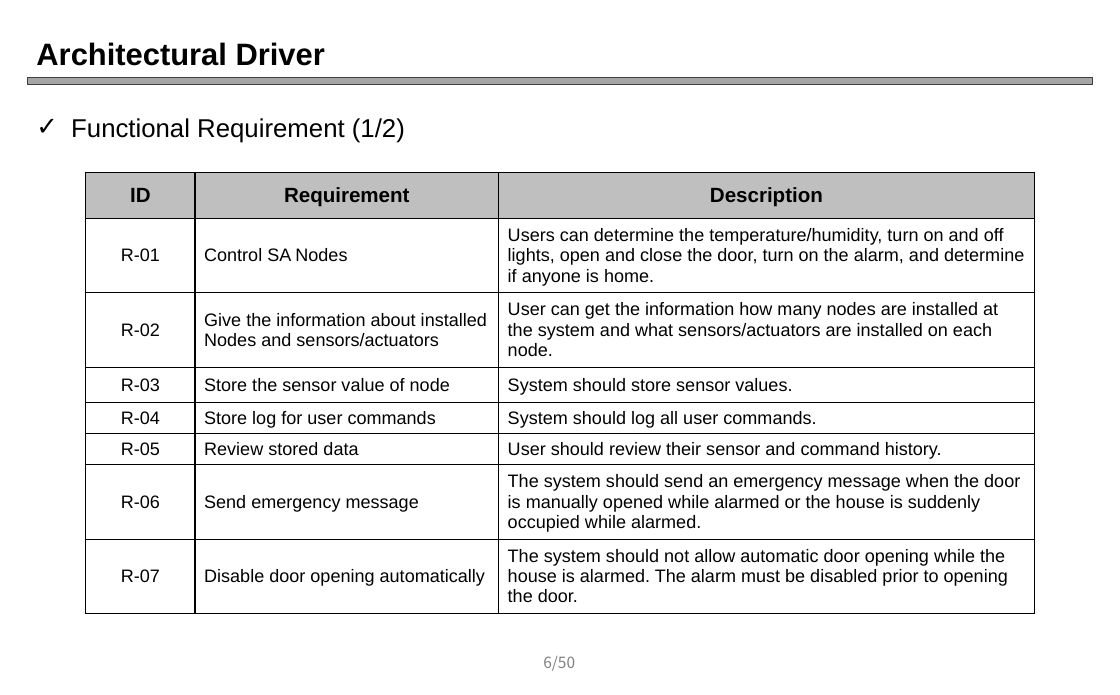
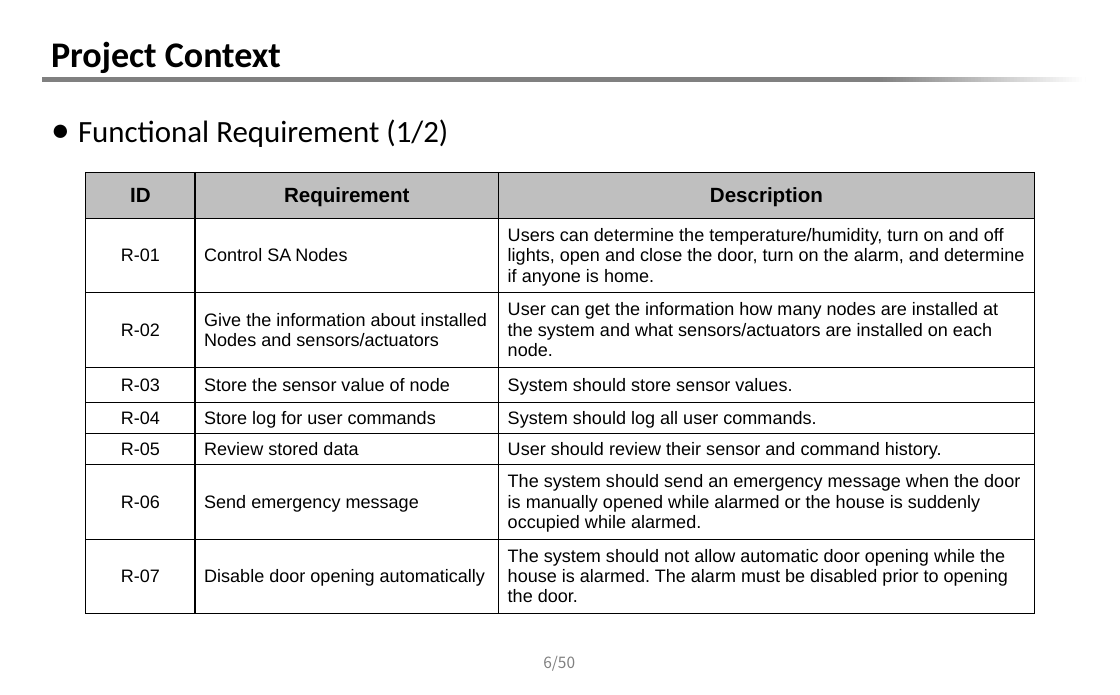
Before and after one commit to Youngsoo/iot-platform, a slide deck: slide 6 of Final_presentation_team5_v0.5.pptx. Drawn at 1120x695 pixels with LibreOffice and Linux fonts; fonts in the diff are those of the drawing. Boxes give left, top, right and bottom in pixels: in the first picture for what was removed or moved away, otherwise in the second. Text is boxed around its words. In the diff, an @@ line names an element or a change of style, - is before the commit and + after.

```diff
--- a/Final_presentation_team5_v0.5.pptx
+++ b/Final_presentation_team5_v0.5.pptx
@@ rectangle resized from (x1=27, y1=27, x2=1101, y2=78) to (x1=42, y1=27, x2=1093, y2=78) @@
@@ title at (x1=51, y1=41, x2=281, y2=73): text changed; size 24 to 28 pt; font Arial to Calibri @@
-Architectural Driver
+Project Context
@@ rectangle resized from (x1=27, y1=78, x2=1093, y2=85) to (x1=42, y1=78, x2=1086, y2=83) @@
@@ rectangle at (x1=42, y1=78, x2=1086, y2=83): fill #A6A6A6 to gradient #808080 to #FFFFFF; outline #404040 0.75 pt to none @@
@@ text "Functional Requirement (1/2)" moved from (x1=71, y1=118, x2=405, y2=143) to (x1=78, y1=119, x2=448, y2=147) @@
@@ text "Functional Requirement (1/2)" at (x1=78, y1=119, x2=448, y2=147): size 20 to 24 pt, font Arial to Calibri; bullet ✓ to ● @@
```
Also in this commit, not shown: 58 other slides changed.
